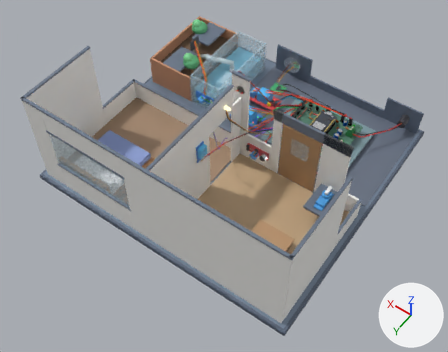
Two versions of the glTF model web/models/smarthome_villa.glb, one commit apart.
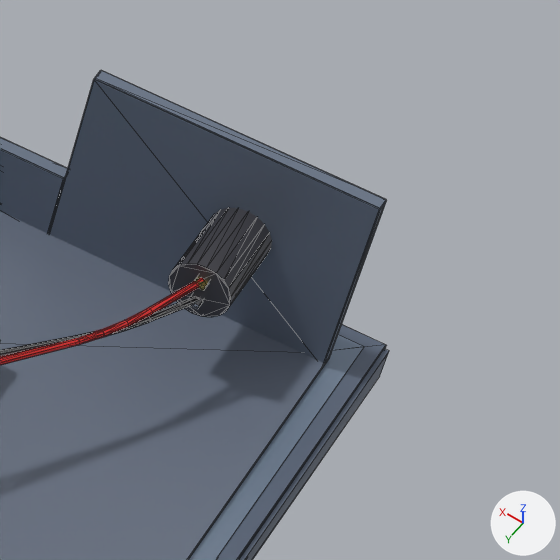
The first picture shows the older version from a 50 mm camera at (-8.03, 11.07, 17.14) aimed at (-0.45, 0.44, 0.45). The close-ups show the older and then the newer version on the part from 84% to 99% of the width and 25% to 45% of the height of that picture. Only the edits that show in the close-ups are written down. Arrows for +X, +Y and +Z are at lower right; the lights stay in place. The close-ups show mesh edges as thin lines. Where no turn or scale is listed for an object, it has been applied to the vertices.

The first close-up shows 'DC022_BarrelBody', 'P15_PowerZone', 'P15_USBCutaway', 'PlinthTrim', 'TabletopPlinth', 'TechBayDeck', 'Wire_W01_J1_PWR', 'Wire_W02_J1_PWR' and 2 more.
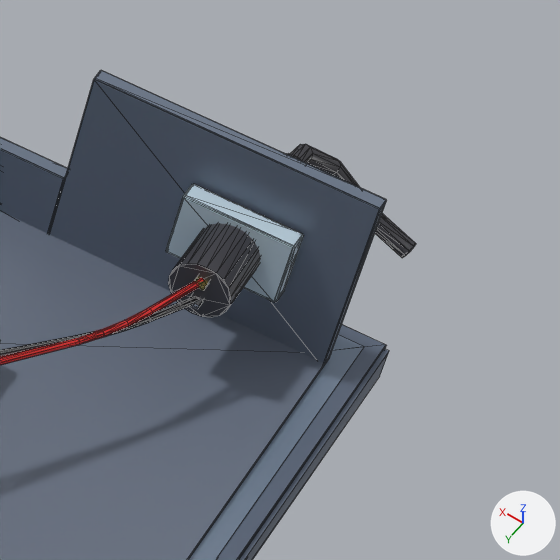
Boxes [x1, y1, x2, y2] around the edits, measured in the close-ups (560 x 560 px):
'SUP16_DC022_Collar', added: after [166, 184, 303, 302]
'DC022_ExtPowerCord', added: after [290, 144, 416, 258]
'DC022_ExtPlug_Boot', added (mostly hidden): after [287, 153, 301, 161]

Edits to the bpy script that builds the scene:
```text
Add mat_pla_snapmount:
    mat_pla_snapmount = principled_material('PLA_SnapMount')
    mat_pla_snapmount.base_color = (0.56, 0.7, 0.8)  # pale blue #c5dae7
    mat_pla_snapmount.metallic = 0.04
    mat_pla_snapmount.roughness = 0.4
Add me_sup16_dc022_collar_mesh:
    me_sup16_dc022_collar_mesh.from_pydata(...)  # 32 vertices, 60 faces; spans x -0.275..0.275, y -0.052..0.052, z -0.188..0.188
    me_sup16_dc022_collar_mesh.materials.append(mat_pla_snapmount)  # pale blue #c5dae7
Add me_dc022_extplug_boot_mesh:
    me_dc022_extplug_boot_mesh.from_pydata(...)  # a 16-sided cylinder along y spanning x -0.07..0.07, y -0.0688..0.0688, z -0.07..0.07
    me_dc022_extplug_boot_mesh.materials.append(mat_plasticblack)  # dark grey #3f3f45
Add me_dc022_extpowercord_curve:
    me_dc022_extpowercord_curve.from_pydata(...)  # 50 vertices, 96 faces; spans x -4.919..-4.278, y -6.447..-6.032, z 0.02..0.595
    me_dc022_extpowercord_curve.materials.append(mat_plasticblack)  # dark grey #3f3f45
Add ob_sup16_dc022_collar:
    ob_sup16_dc022_collar = bpy.data.objects.new('SUP16_DC022_Collar', me_sup16_dc022_collar_mesh)
    ob_sup16_dc022_collar.location = (-4.325, -5.482, 0.55)
Add ob_dc022_extplug_boot:
    ob_dc022_extplug_boot = bpy.data.objects.new('DC022_ExtPlug_Boot', me_dc022_extplug_boot_mesh)
    ob_dc022_extplug_boot.location = (-4.325, -6.012, 0.55)
Add ob_dc022_extpowercord:
    ob_dc022_extpowercord = bpy.data.objects.new('DC022_ExtPowerCord', me_dc022_extpowercord_curve)
    ob_dc022_extpowercord.location = (0.0, 0.0, 0.0)
```
